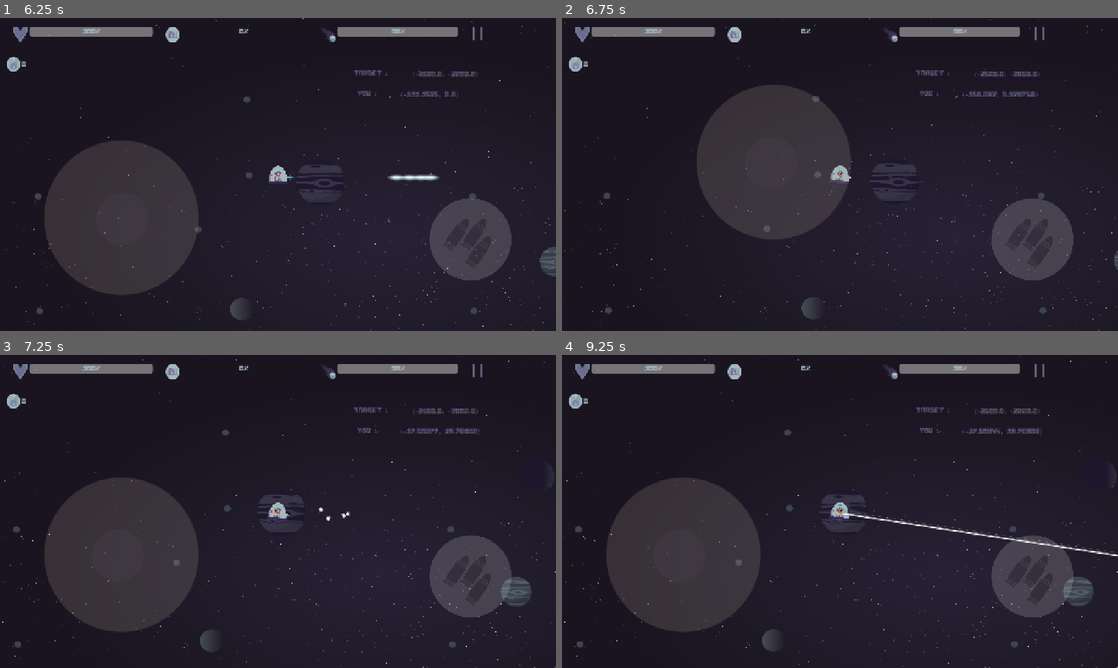
Above: before the commit, frames 1-4 (two rows, left to right).
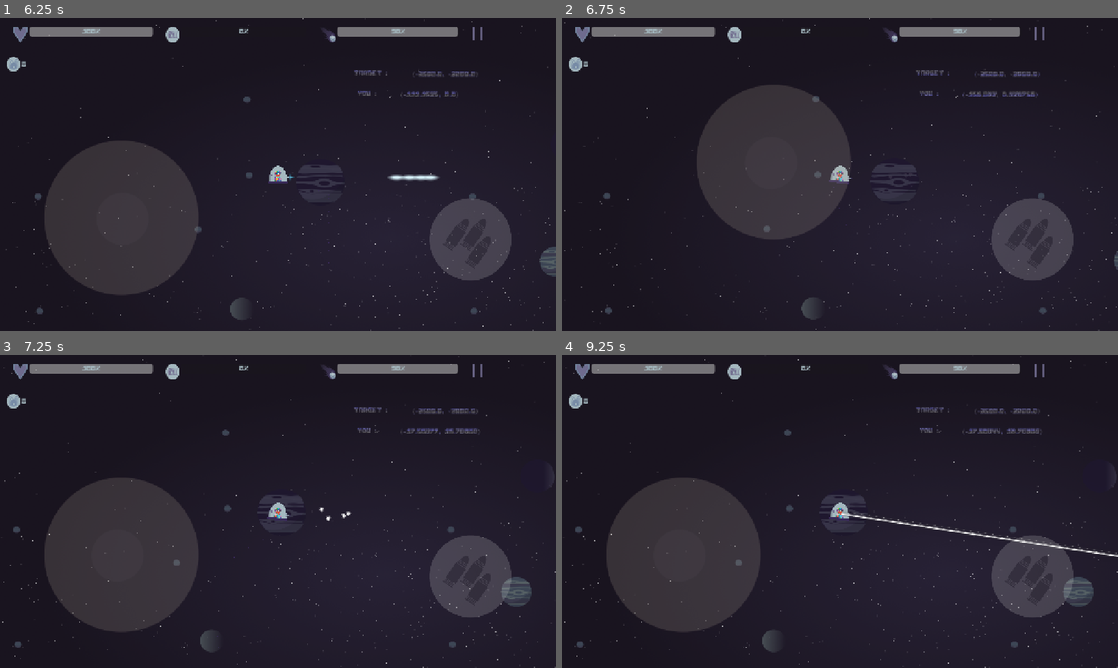
Above: after the commit, the same moments.

Repository: abhiram-ms/Froggys-space-wars--godot-version-4-
Game: Godot game, scene res://scenes/new/UI/LogIn/LogIn.tscn
Same seed, same stepped clock (60 frames per second), same inputs: the game is played once before the commit and once after it.
Inputs (mouse positions are in pixels of both pictures, inside the frame that each line leads up to):
- Up to frame 1 (6.25 s): tap Enter (ui_accept) at 0.5, 0.77, 6.02 s; move the mouse to (400, 158) at 0.52 s; hold Up (ui_up) 0.53-1.25 s; click (400, 158) at 0.67 s; drag from (166, 190) to (250, 237) at 1.27 s; click "Initiate Launch" at 2 s; click "Play" at 2.75 s; move the mouse to (333, 105) at 3.52 s; hold Up (ui_up) 3.53-4.25 s; drag from (250, 237) to (111, 127) at 4.27 s; click "Launch Mission" at 5 s; move the mouse to (444, 221) at 5.77 s; hold Down (ui_down) from 5.78 s (still down)
- Up to frame 2 (6.75 s): release Down (ui_down) at 6.5 s; drag from (673, 127) to (1117, 177) at 6.52 s
- Up to frame 3 (7.25 s): no input
- Up to frame 4 (9.25 s): move the mouse to (867, 511) at 7.27 s; hold Down (ui_down) 7.28-8 s; click (867, 511) at 7.42 s; drag from (756, 433) to (840, 511) at 8.02 s; move the mouse to (962, 495) at 8.77 s; hold Up (ui_up) from 8.78 s (still down); tap Enter (ui_accept) at 9.02 s

Frame 1 is identical in both runs. In frame 2, less than 0.1% of the frame differs, in the area x 7-98%, y 0-100%; in frame 3, less than 0.1%; in frame 4, 0.6%, in the area x 0-100%, y 1-100%.

Commit message:
Use Godot 4 timer signal connection in camera scene

Diff:
--- a/scenes/new/vfx/CameraShake/CameraShakeComponent.tscn
+++ b/scenes/new/vfx/CameraShake/CameraShakeComponent.tscn
@@ -67,4 +67,4 @@
 
 [node name="Position" type="Marker2D" parent="PathObjects/ObjectFollow"]
 
-[connection signal="timeout" from="Timer" to="." method="_on_Timer_timeout"]
+[connection signal="timeout" from="Timer" to="." method="_on_timer_timeout"]
